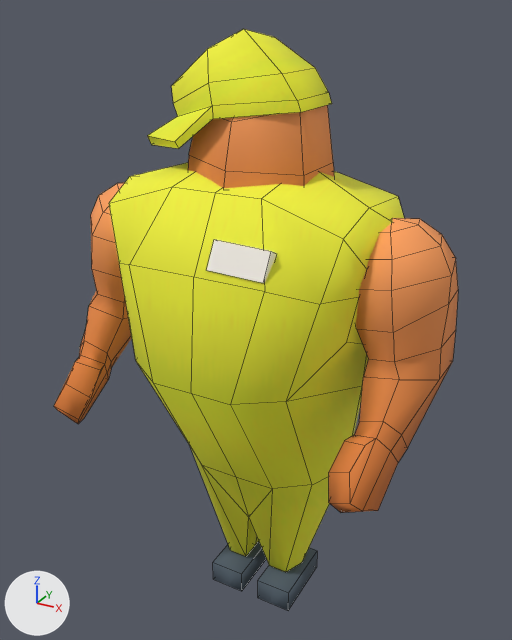
Renders of the FBX model movingday/Assets/Models/Char_Mover03.fbx from each side of a commit.
Camera for both pictures: a 50 mm lens placed at (2.1, -3.6, 4.1), pointed at (-0.01, 0.23, 2.18). Arrows for +X, +Y and +Z are at lower left; the lights stay in place. Mesh edges are drawn as thin lines. Where no turn or scale is listed for an object, it has been applied to the vertices.

Before the edit, the objects in view are built like this:
```python
me_mesh_002 = bpy.data.meshes.new('Mesh.002')
me_mesh_002.from_pydata(...)  # a box spanning x 0.089..0.353, y 0.072..0.591, z -0.088..0.088
me_mesh_002.materials.append(mat_diffuse)  # picture img_diffuse_png
me_mesh_004 = bpy.data.meshes.new('Mesh.004')
me_mesh_004.from_pydata(...)  # 59 vertices, 60 faces; spans x -0.21..0.4, y -0.87..0.38, z -1.54..0.0
me_mesh_004.materials.append(mat_diffuse)  # picture img_diffuse_png
me_mesh_005 = bpy.data.meshes.new('Mesh.005')
me_mesh_005.from_pydata(...)  # 59 vertices, 60 faces; spans x -19.9..10.6, y -77.2..0.0, z -18.8..43.3
me_mesh_005.materials.append(mat_diffuse)  # picture img_diffuse_png
ob_mover03_larm = bpy.data.objects.new('Mover03_LArm', me_mesh_004)
ob_mover03_larm.location = (0.882, 0.199, 3.013)
ob_mover03_lfoot = bpy.data.objects.new('Mover03_LFoot', me_mesh_002)
ob_mover03_lfoot.location = (0.0, 0.0, 0.0)
ob_mover03_rarm = bpy.data.objects.new('Mover03_RArm', me_mesh_005)
ob_mover03_rarm.parent = ob_char_mover03
ob_mover03_rarm.location = (-44.11, 150.7, -9.948)
# also in view: 'Mover03_Head' at (-0.14, 0.23, 3.5); 'Mover03_RFoot' at (-0.18, 0.33, 0.0); 'Mover03_Body' at (0.0, 0.16, 1.68)
```
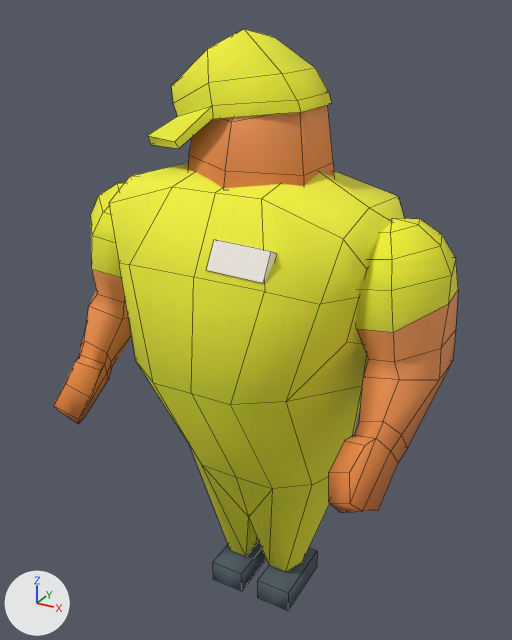
Where the newer file only moved an object's origin or applied its transform, the numbers keep the older frame.

Boxes [x1, y1, x2, y2] around the edits, measured in the pictures (512 x 640 px):
'Mover03_RArm', reshaped, turned, rescaled
    both: [54, 182, 132, 424]
part 2 of me_mesh_004, surface changed (orange to yellow)
    both: [329, 218, 458, 513]

The edits, one by one:
me_mesh_005 is used by ob_mover03_rarm; parent ob_char_mover03; location (-44.11, 150.7, -9.948).
me_mesh_005 had 59 vertices, 60 faces and spanned x -19.9..10.6, y -77.2..0.0, z -18.8..43.3.
me_mesh_005 now has 59 vertices, 60 faces and spans x -18.1..22.1, y -102.1..0.0, z -23.2..58.0.
Part 1, on me_mesh_005:
58 vertices are removed from x -19.9..10.6, y -77.2..-0.2, z -18.8..43.3.
60 faces are deleted.
58 vertices are added at x -18.1..22.1, y -102.1..-3.0, z -23.2..58.0.
60 new faces join them.
me_mesh_004 has 59 vertices, 60 faces and spans x -0.21..0.4, y -0.87..0.38, z -1.54..0.0.
me_mesh_004 is used by ob_mover03_larm; location (0.882, 0.199, 3.013).
me_mesh_004 part 2: texture (UV) coordinates of 60 of 60 faces, centred in x -0.17..0.38, y -0.8..0.32, z -1.48..-0.01, changed; they spanned u 0.82..0.97, v 0.42..0.57 and now span u 0.66..0.95, v 0.41..0.58.
Object 'Mover03_RArm' (ob_mover03_rarm) turns from (0, 0, 0) to (180, 16, -14) degrees about x, y and z.
Object 'Mover03_RArm' (ob_mover03_rarm) is rescaled from (1.0, 1.0, 1.0) to (-0.751, -0.751, -0.751).
